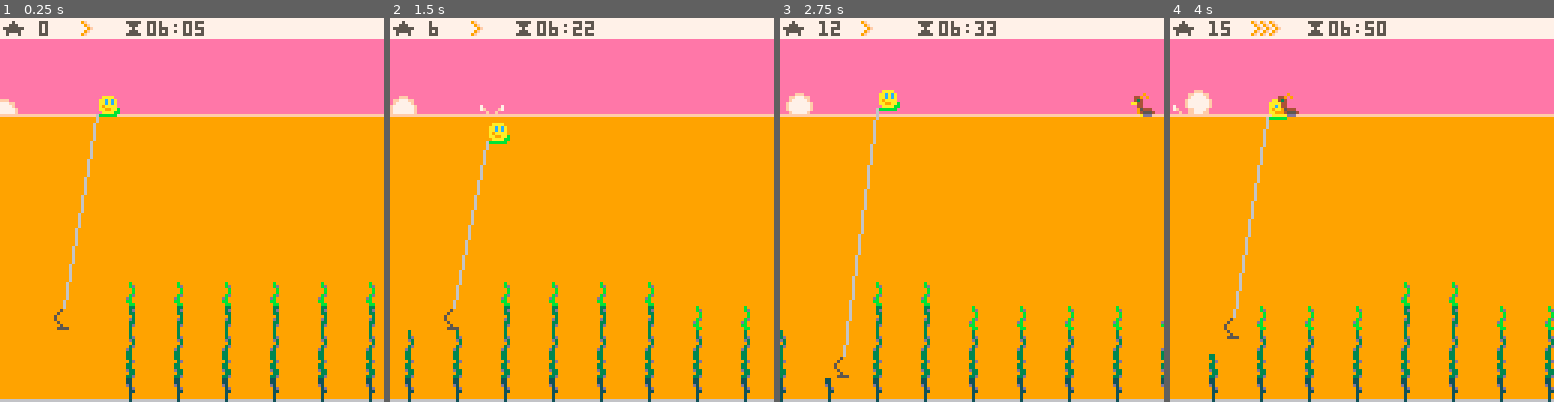
Above: before the commit, frames 1-4 (left to right).
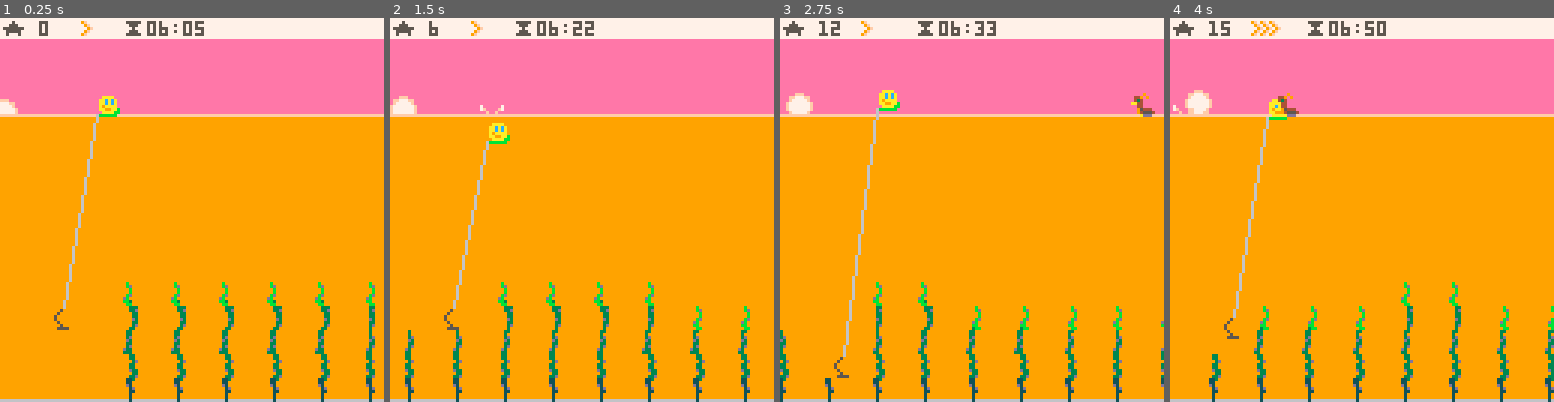
Above: after the commit, the same moments.

Repository: broquaint/pico8-carts
Game: PICO-8 cartridge eggjam18.p8
Two runs of this game, one before a commit and one after it. Both use one fixed random seed, a clock stepped at 60 frames per second and the inputs below.
Inputs:
- Up to frame 1 (0.25 s): no input
- Up to frame 2 (1.5 s): tap O (Z key) at 0.33, 0.7, 1.43 s; tap X (X key) at 1.07 s
- Up to frame 3 (2.75 s): hold Left 1.97-2.37 s; tap X (X key) at 2.07, 2.4, 2.73 s; tap O (Z key) at 2.22 s; hold Down from 2.42 s (still down)
- Up to frame 4 (4 s): release Down at 2.82 s; hold Right 2.87-3.53 s; tap X (X key) at 3.07, 3.4, 3.73 s; tap O (Z key) at 3.1, 3.98 s; hold Up from 3.58 s (still down)

The runs differ from the first frame. In frame 1, 2.2% of the frame differs, in the area x 32-97%, y 68-95%; in frame 2, 1.3%; in frame 3, 1.4%; in frame 4, 1.8%.

Commit message:
Animate seaweed motion
It looks shonky as heck but it's at least not quite so boring!

Diff:
--- a/eggjam18.p8
+++ b/eggjam18.p8
@@ -109,49 +109,71 @@
       0,0,0
    }
 
+   function make_sw_sprite(sw_x,s)
+      return {x=sw_x,sprite=s}
+   end
    if #lakebed > 0 then
       debug('regrowing lakebed e.g ',lakebed[1])
       for sw in all(lakebed) do
          -- Unpicked seaweed grows
          if sw.status == SEAWEED__FRESH then
-            sw.sprites[#sw.sprites] = rnd({17,18,19})
+            sw.sprites[#sw.sprites] = make_sw_sprite(sw.x, rnd({17,18,19}))
             sw.height = min(7, sw.height+1)
-            add(sw.sprites, 16)
+            add(sw.sprites, make_sw_sprite(sw.x, 16))
             -- Add the tip back to picked seaweed
          elseif sw.status == SEAWEED_PICKED then
             sw.height = min(7, sw.height+1)
-            sw.sprites[#sw.sprites] = 16
+            sw.sprites[#sw.sprites] = make_sw_sprite(sw.x, 16)
             sw.status = SEAWEED__FRESH
          -- Pruned seaweed gets a new shoot
          elseif sw.status == SEAWEED_PRUNED then
             sw.height+=1
-            sw.sprites[sw.height] = 32
+            sw.sprites[sw.height] = make_sw_sprite(sw.x, 32)
             sw.status = SEAWEED_SPROUT
          -- Have sprout turn back into a fresh pickable seaweed
          elseif sw.status == SEAWEED_SPROUT then
-            sw.sprites[sw.height] = 16
+            sw.sprites[sw.height] = make_sw_sprite(sw.x, 16)
             sw.status = SEAWEED__FRESH
          -- Won't regrow, a terminal state (for now)
          elseif sw.status == SEAWEED_ROUTED then
             sw.height = 1
-            sw.sprites[1] = 36
+            sw.sprites[1] = make_sw_sprite(sw.x, 36)
             -- sw.status = SEAWEED_PRUNED
          end
       end
    else
       for i,h in pairs(lvl) do
-         local sprites = {20}
+         local sw_x = 32 + (16 * i)
+         local sprites = {make_sw_sprite(sw_x, 20)}
          for i = 2,(h-1) do
-            add(sprites, 21-i)
-         end
-         add(sprites, 16)
-         add(lakebed, make_obj({
-                   x = 32+16 * i,
+            add(sprites, make_sw_sprite(sw_x, 21-i))
+         end
+         add(sprites, make_sw_sprite(sw_x, 16))
+         local sw = make_obj({
+                   x = sw_x,
                    height = h,
                    sprites = sprites,
                    status = h == 0 and 'empty' or SEAWEED__FRESH,
-         }))
-      end
+         })
+         add(lakebed, sw)
+      end
+   end
+
+   for sw in all(lakebed) do
+      if sw.status != 'empty' then
+         animate_obj(sw, function(obj)
+                        local orig_x = obj.x
+                        while obj.height > 0 do
+                           for i,s in pairs(obj.sprites) do
+                              if s.x > (cam.x-8) and s.x < (cam.x+127) and nth_frame(i*30) and s.sprite != 20 then
+                                 -- This is very boring, but it's fine.
+                                 s.x = s.x != orig_x and orig_x or s.x+(i % 2 == 0 and 1 or -1)
+                              end
+                           end
+                           yield()
+                        end
+            end)
+         end
    end
 
    splashes = {}
@@ -218,10 +240,6 @@
             else
                sw.status = SEAWEED_PRUNED
             end
-            -- Slow down the player if too much seaweed is cut down
-            -- if delta > 1 then
-            --    player.speed_x *= (1 - (0.15 * delta))
-            -- end
             break
          end
       end
@@ -346,10 +364,22 @@
    print(dumper('★ ', player.points, '      ⧗', time), cam.x+1, 1, slate)
 
    pal(storm, sea, 1)
+
+   for sw in all(lakebed) do
+      if sw.x > (cam.x-8) and sw.x < (cam.x+127) then
+         for i = 1,sw.height-1 do
+            local s1 = sw.sprites[i]
+            local s2 = sw.sprites[i+1]
+            local y1 = 1+127-(8*i)+4
+            local y2 = y1 - 8
+            line(s1.x+3, y1, s2.x+3, y2, moss)
+         end
+      end
+   end
    for sw in all(lakebed) do
       if sw.x > (cam.x-8) and sw.x < (cam.x+127) then
          for i = 1,sw.height do
-            spr(sw.sprites[i], sw.x, 1+127-(8*i))
+            spr(sw.sprites[i].sprite, sw.sprites[i].x, 1+127-(8*i))
          end
       end
    end
